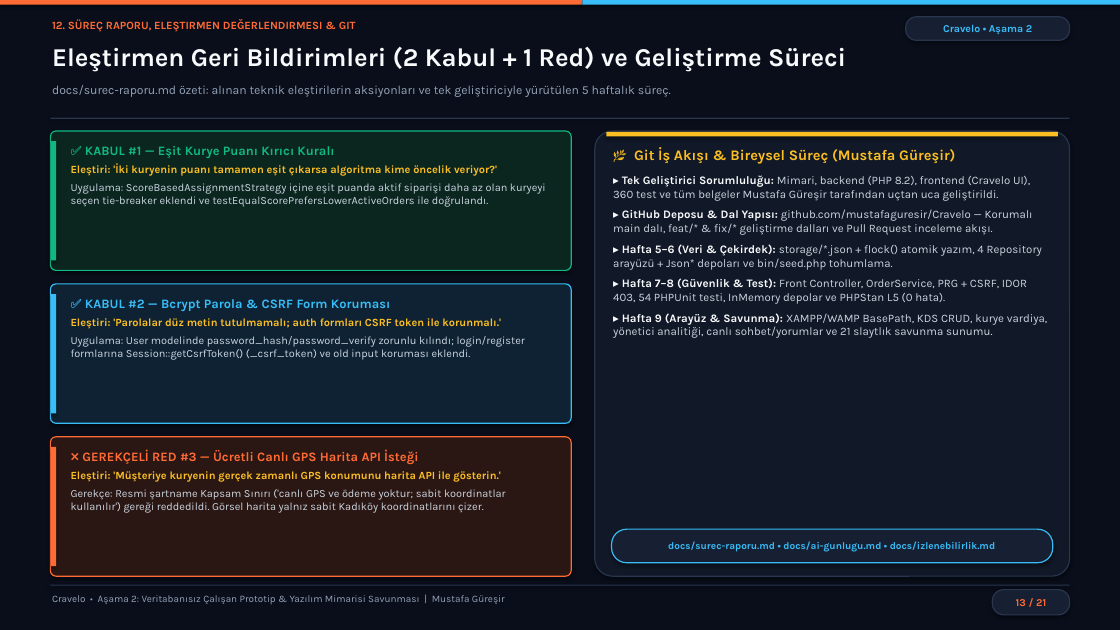
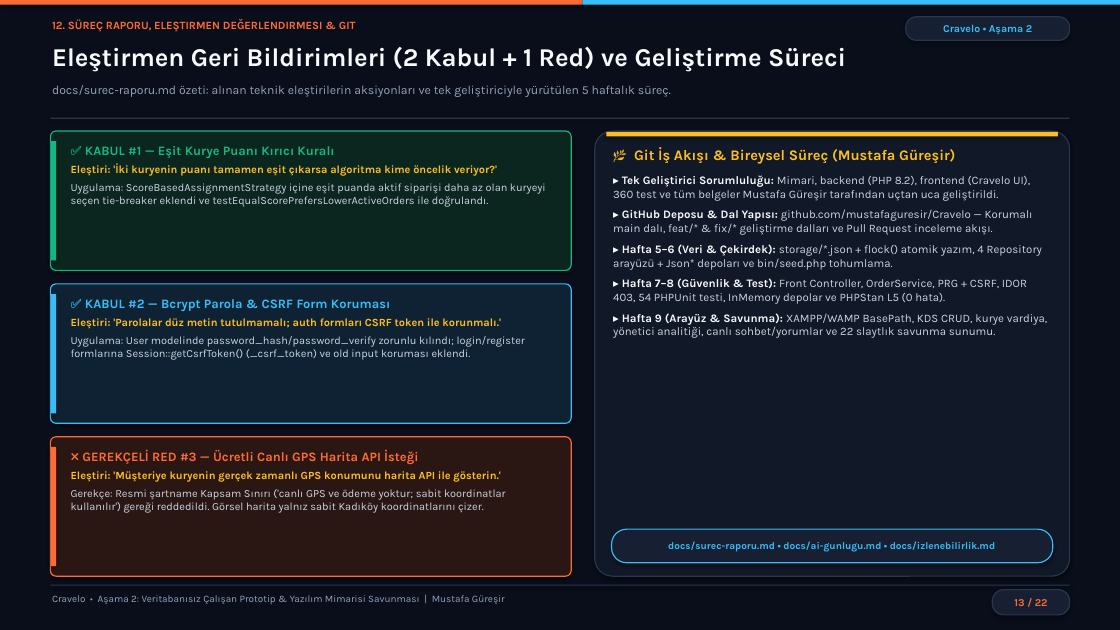
Before and after one commit to mustafaguresir/Cravelo, a slide deck: slide 13 of Cravelo_Asama2_Sunum.pptx. Drawn at 1120x630 pixels with LibreOffice and Linux fonts; fonts in the diff are those of the drawing. Boxes give left, top, right and bottom in pixels: in the first picture for what was removed or moved away, otherwise in the second. Text is boxed around its words. In the diff, an @@ line names an element or a change of style, - is before the commit and + after.

```diff
--- a/Cravelo_Asama2_Sunum.pptx
+++ b/Cravelo_Asama2_Sunum.pptx
@@ text at [613, 313, 1047, 338]: text changed @@
-▸ Hafta 9 (Arayüz & Savunma): XAMPP/WAMP BasePath, KDS CRUD, kurye vardiya, yönetici analitiği, canlı sohbet/yorumlar ve 21 slaytlık savunma sunumu.
+▸ Hafta 9 (Arayüz & Savunma): XAMPP/WAMP BasePath, KDS CRUD, kurye vardiya, yönetici analitiği, canlı sohbet/yorumlar ve 22 slaytlık savunma sunumu.
@@ text in rounded rectangle at [1014, 599, 1048, 606]: text changed @@
-13 / 21
+13 / 22
```
Also in this commit, not shown: 20 other slides changed, 1 slide added, 1 other file.
